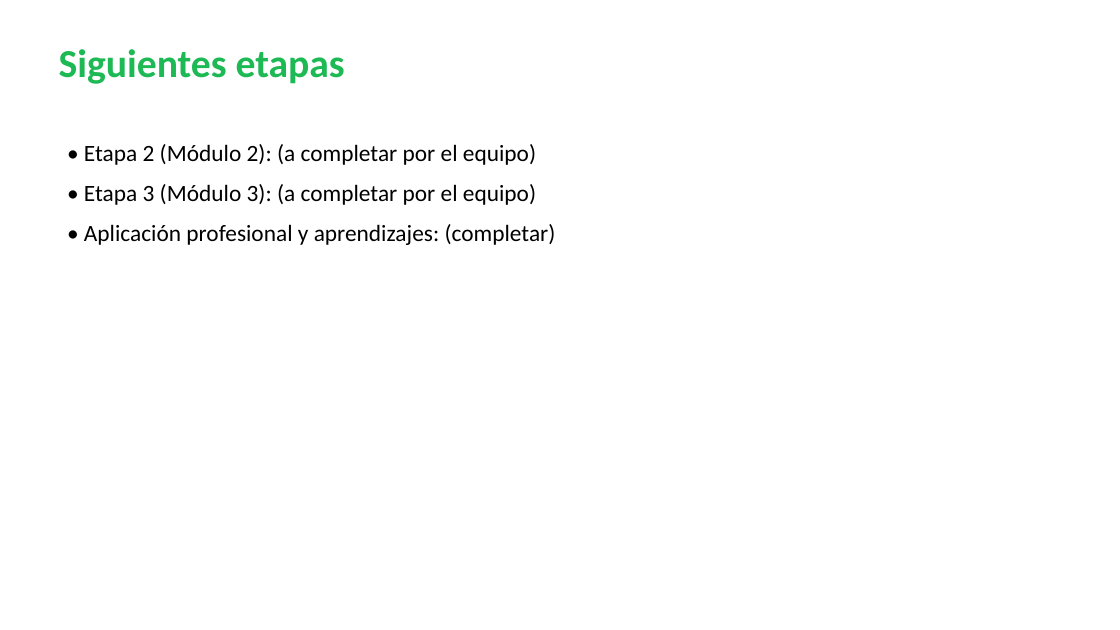
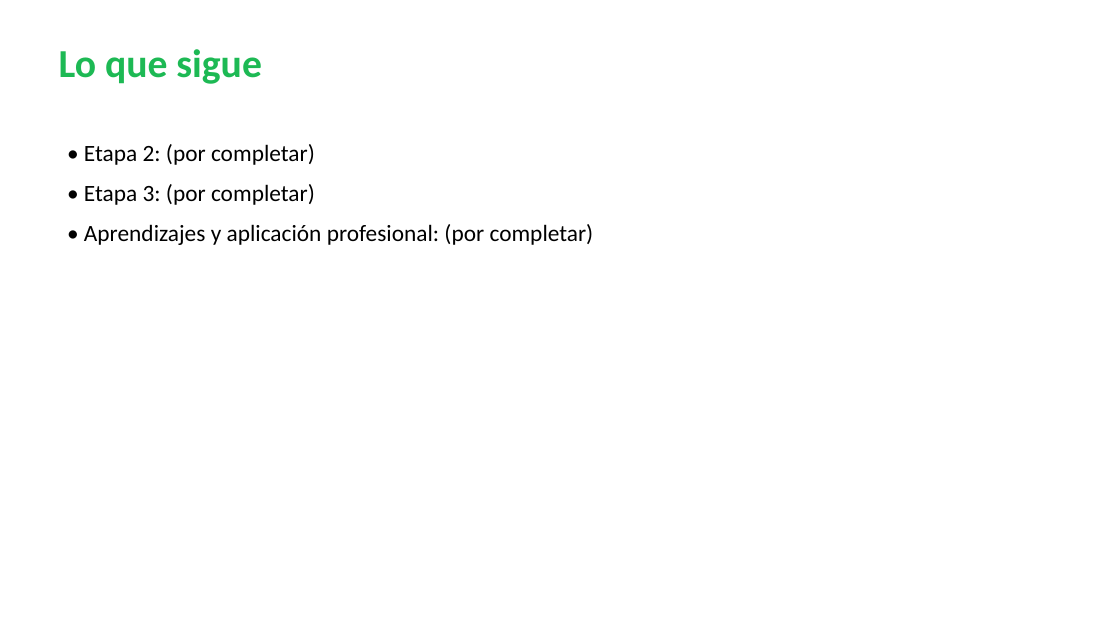
Before and after one commit to Gelvercm/proyecto-ciencia-datos-spotify, a slide deck: slide 7 of presentacion/presentacion_proyecto.pptx. Drawn at 1120x630 pixels with LibreOffice and Linux fonts; fonts in the diff are those of the drawing. Boxes give left, top, right and bottom in pixels: in the first picture for what was removed or moved away, otherwise in the second. Text is boxed around its words. In the diff, an @@ line names an element or a change of style, - is before the commit and + after.

```diff
--- a/presentacion/presentacion_proyecto.pptx
+++ b/presentacion/presentacion_proyecto.pptx
@@ text at box(59, 49, 262, 84): text changed @@
-Siguientes etapas
+Lo que sigue
@@ text at box(84, 144, 594, 245): text changed @@
-• Etapa 2 (Módulo 2): (a completar por el equipo)
-• Etapa 3 (Módulo 3): (a completar por el equipo)
-• Aplicación profesional y aprendizajes: (completar)
+• Etapa 2: (por completar)
+• Etapa 3: (por completar)
+• Aprendizajes y aplicación profesional: (por completar)
```
Also in this commit, not shown: 6 other slides changed, 2 other files.
